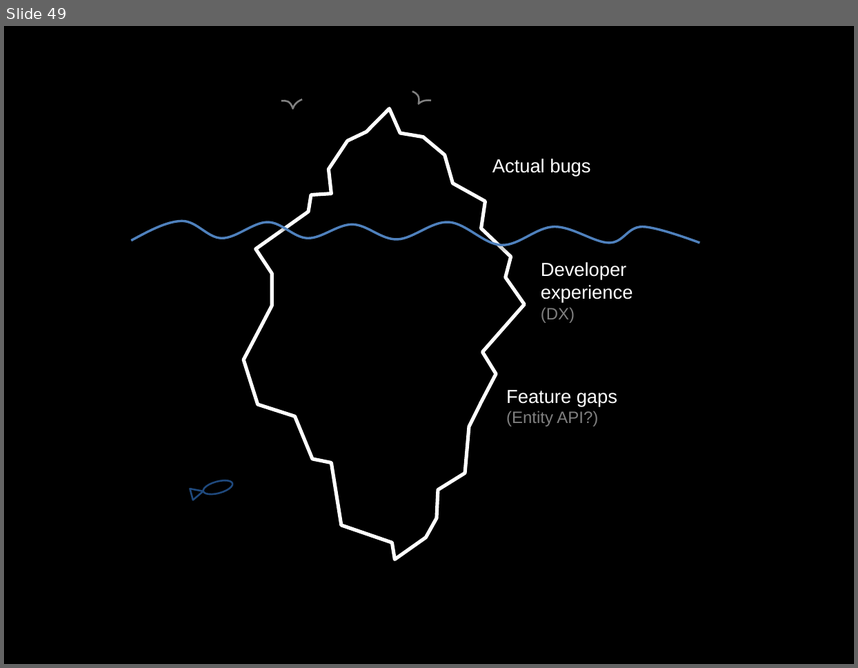
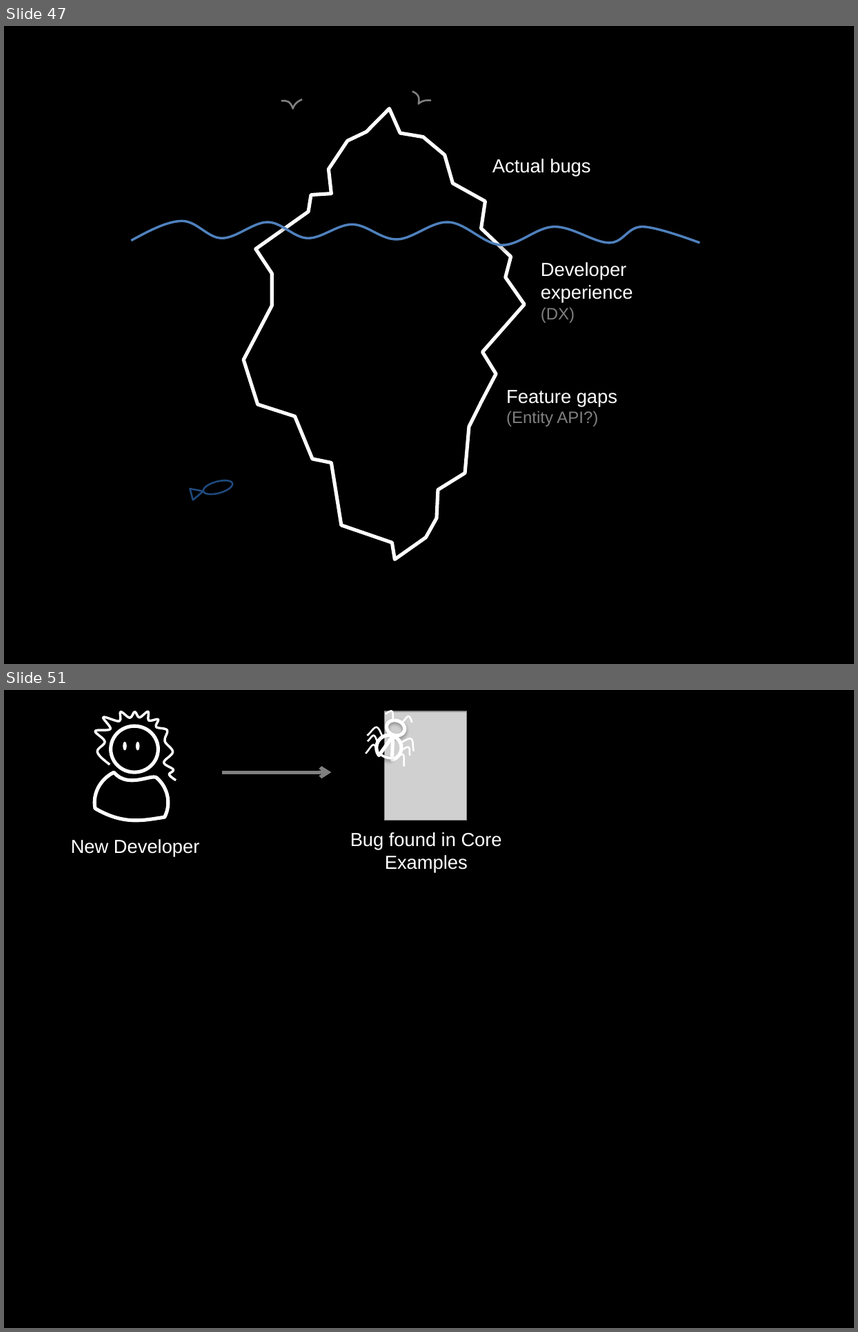
Before and after one commit to socketwench/exampleModuleAintCore, a slide deck: src/exampleModuleAintCore.pptx. Shown one above the other, each under a label of ours: slide 49 before the commit, slides 47 and 51 after it; the slides between them are not shown. The pictures are 858x668 and 858x1332 pixels, drawn with LibreOffice and Linux fonts; fonts in the diff are those of the drawing; grey boxes stand for pictures. Boxes give left, top, right and bottom in pixels: in the first picture for what was removed or moved away, otherwise in the second. Text is boxed around its words. In the diff, an @@ line names an element or a change of style, - is before the commit and + after.

Commit message:
Finished Examples Aint Contrib section.

```diff
--- a/src/exampleModuleAintCore.pptx
+++ b/src/exampleModuleAintCore.pptx
@@ slide 51 added at [4,690,854,1328], background #000000 @@
@@ group added at [95,711,176,821]: 3 ellipses, 2 freeform shapes @@
@@ picture added at [384,711,466,820] @@
@@ group added at [366,709,417,767]: 8 freeform shapes, 2 chord (boxed as its full ellipse)s, 1 ellipse, 1 arc (boxed as its full ellipse) @@
@@ arrow added from (221, 773) to (331, 773), #808080 3 pt @@
@@ text added at [350,832,502,872], 16 pt, text #FFFFFF @@
+Bug found in Core Examples
@@ text added at [71,839,199,857], 16 pt, text #FFFFFF @@
+New Developer
@@ what was slide 49 is now slide 47 @@
```
Also in this commit, not shown: 1 slide changed, 13 other slides added, 1 slide removed, 9 other files.
